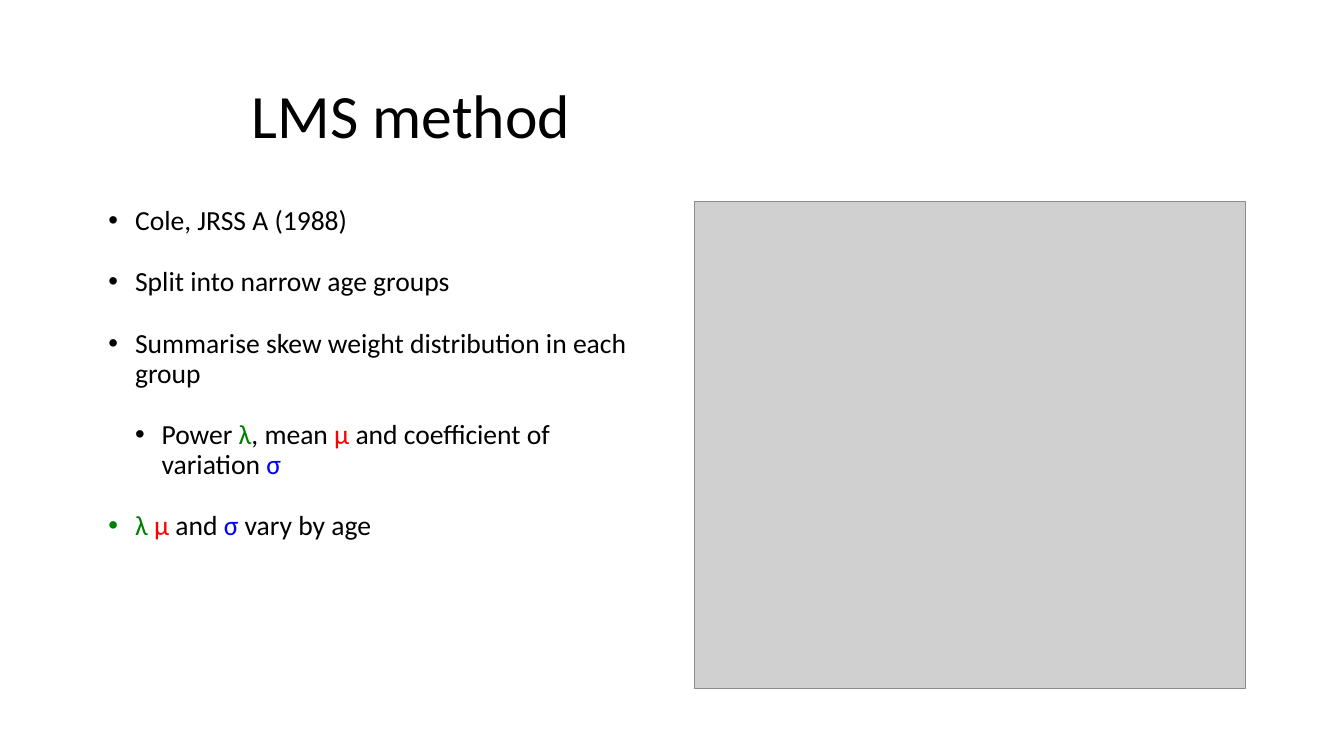
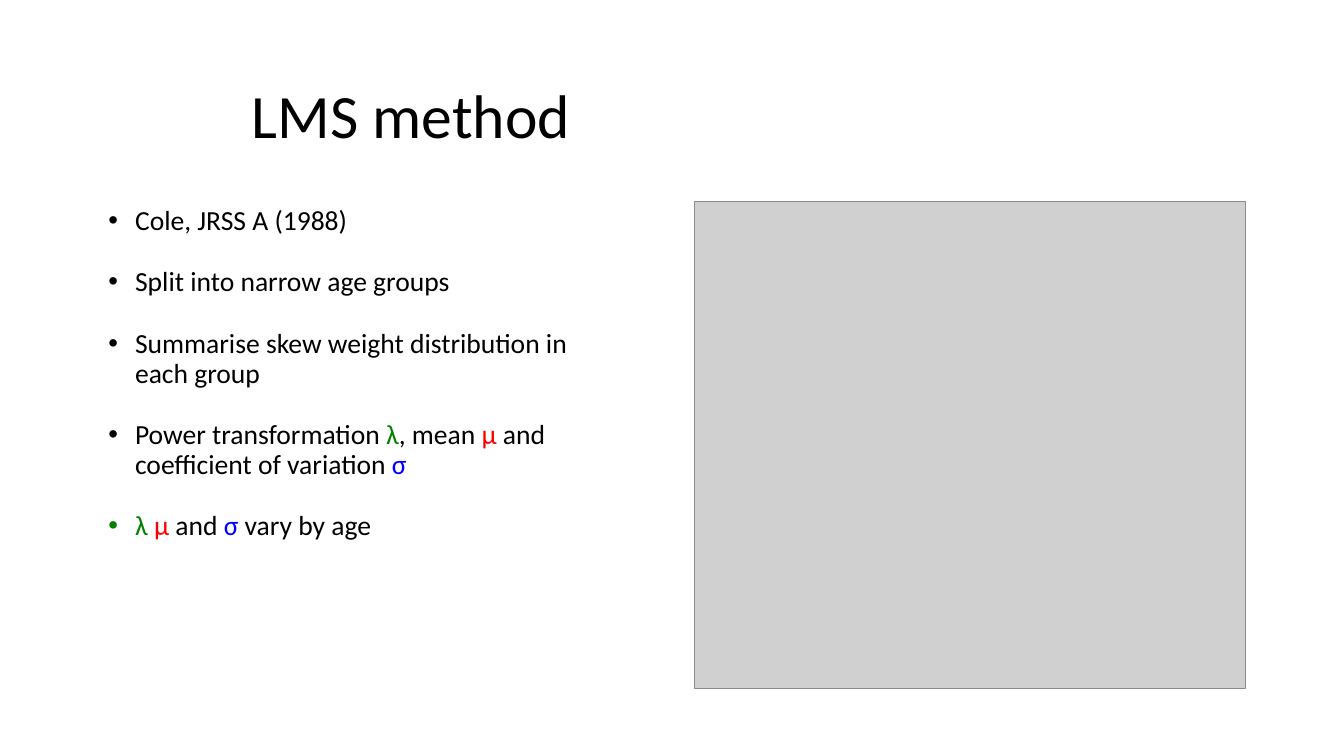
Before and after one commit to UCLichCodeClub/Meeting_ICH_11Mar2020, a slide deck: slide 4 of LMS method for growth charts.pptx. Drawn at 1344x756 pixels with LibreOffice and Linux fonts; fonts in the diff are those of the drawing; grey boxes stand for pictures. Boxes give left, top, right and bottom in pixels: in the first picture for what was removed or moved away, otherwise in the second. Text is boxed around its words. In the diff, an @@ line names an element or a change of style, - is before the commit and + after.

Commit message:
tweaks to PowerPoint presentation

```diff
--- a/LMS method for growth charts.pptx
+++ b/LMS method for growth charts.pptx
@@ text at (x1=135, y1=425, x2=545, y2=475): text changed @@
-  • Power λ, mean μ and coefficient of variation σ
+• Power transformation λ, mean μ and coefficient of variation σ
```
Also in this commit, not shown: 3 other slides changed, 1 slide added, 1 slide removed.
